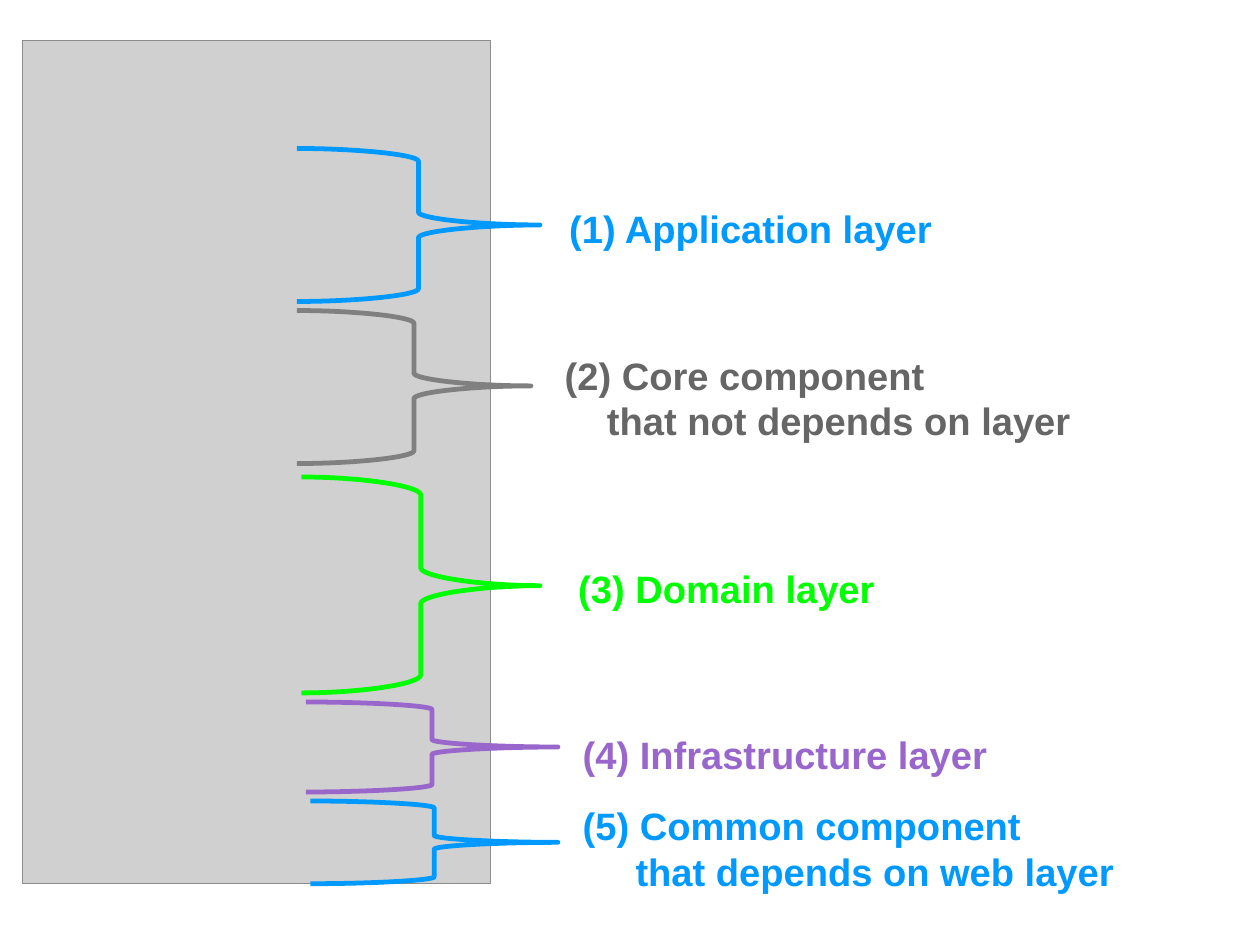
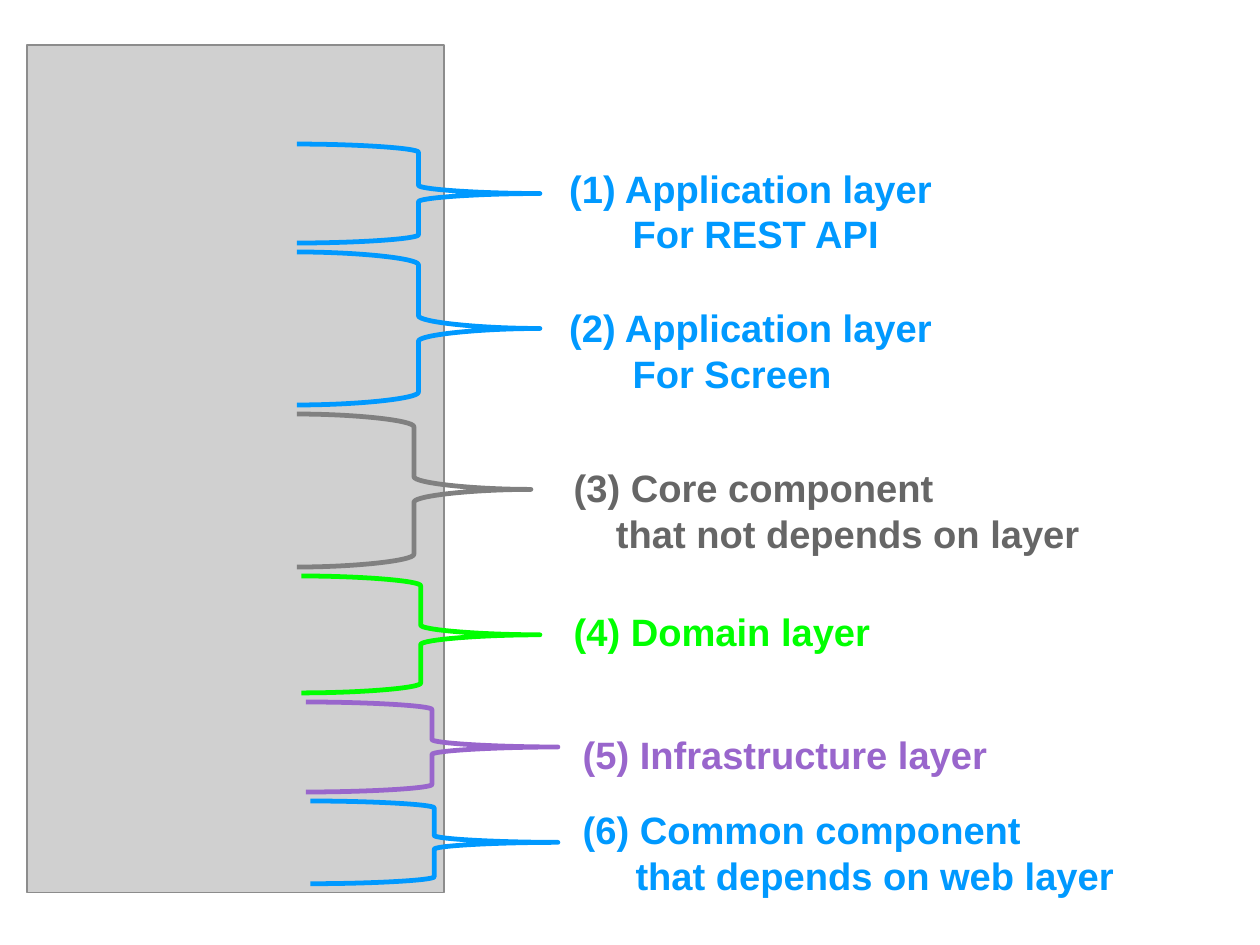
Before and after one commit to kazuki43zoo/demo-application, a slide deck: slide 7 of images/material.odp. Drawn at 1260x945 pixels with LibreOffice and Linux fonts; fonts in the diff are those of the drawing; grey boxes stand for pictures. Boxes give left, top, right and bottom in pixels: in the first picture for what was removed or moved away, otherwise in the second. Text is boxed around its words. In the diff, an @@ line names an element or a change of style, - is before the commit and + after.

```diff
--- a/images/material.odp
+++ b/images/material.odp
@@ picture: place and size @@
-picture at bbox=[23, 41, 491, 884]
+picture at bbox=[27, 45, 445, 892]
@@ freeform shape added at bbox=[297, 144, 541, 244], outline #0099FF 3 pt @@
@@ text added at bbox=[569, 175, 932, 249], 24 pt, text #0099FF, bold @@
+(1) Application layer
+For REST API
@@ freeform shape: place and size @@
-freeform shape at bbox=[297, 149, 541, 302]
+freeform shape at bbox=[297, 252, 541, 405]
@@ text at bbox=[569, 314, 932, 389]: text changed @@
-(1) Application layer
+(2) Application layer
+For Screen
@@ freeform shape: place and size @@
-freeform shape at bbox=[297, 311, 532, 464]
+freeform shape at bbox=[297, 414, 532, 567]
@@ text "(3) Core component": place and size @@
-text "(3) Core component" at bbox=[565, 362, 1070, 443]
+text "(3) Core component" at bbox=[574, 474, 1079, 556]
@@ text at bbox=[574, 474, 933, 510]: text changed @@
-(2) Core component
+(3) Core component
@@ freeform shape: place and size @@
-freeform shape at bbox=[302, 477, 541, 693]
+freeform shape at bbox=[302, 576, 541, 693]
@@ text at bbox=[574, 618, 870, 654]: text changed @@
-(3) Domain layer
+(4) Domain layer
@@ text at bbox=[583, 741, 987, 777]: text changed @@
-(4) Infrastructure layer
+(5) Infrastructure layer
@@ text at bbox=[583, 816, 1020, 852]: text changed @@
-(5) Common component
+(6) Common component
```
Also in this commit, not shown: 1 other file.
